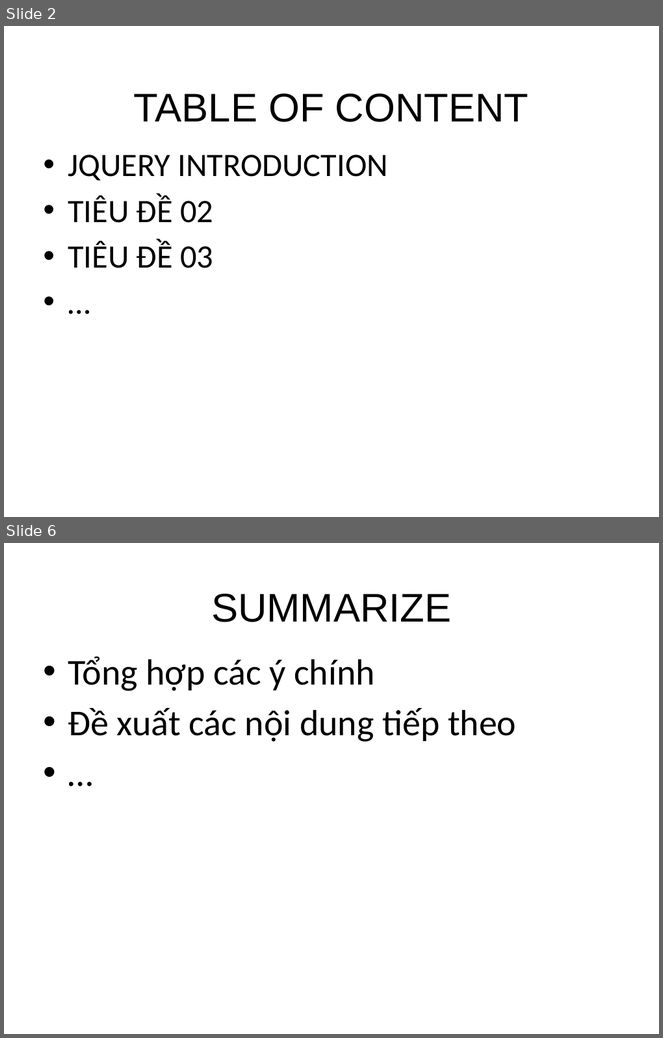
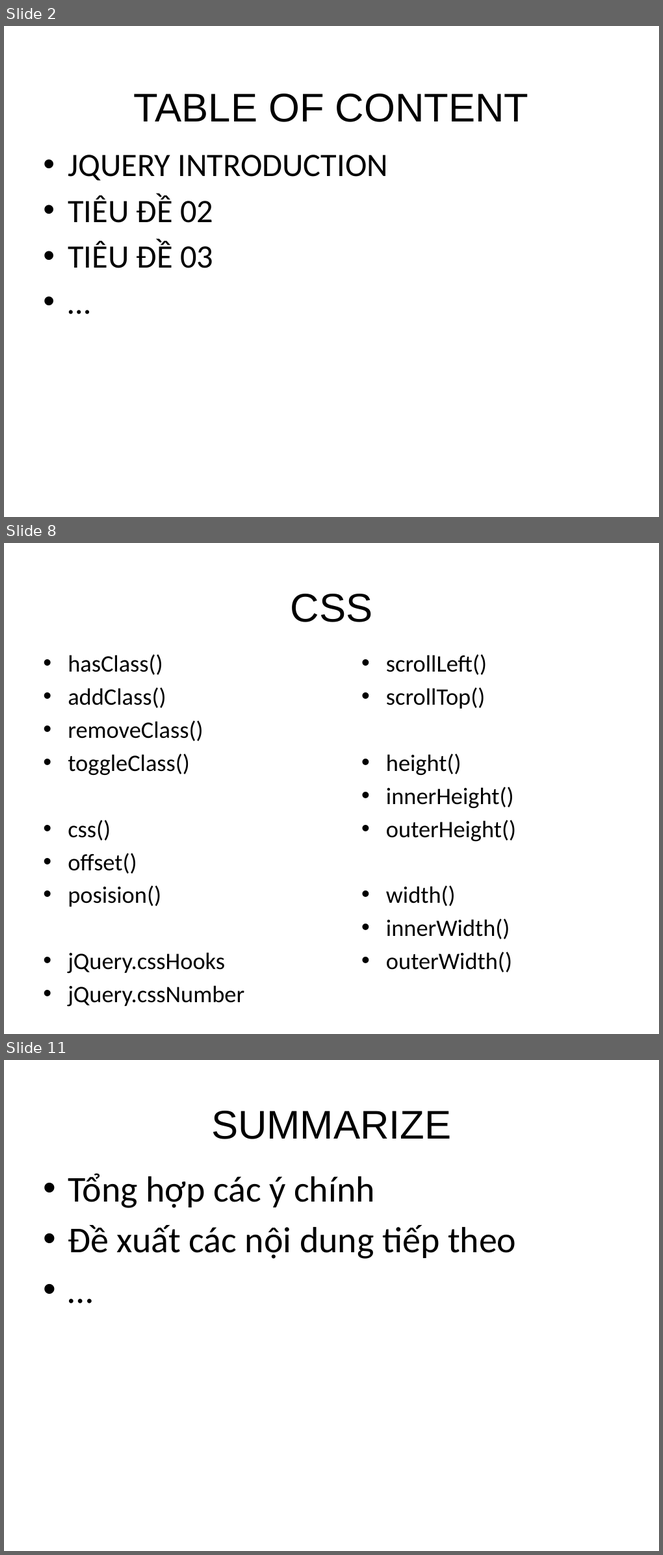
Before and after one commit to sonvq-qsoftvn/jquerytraining, a slide deck: QS_Training_JS_JQuery_Basic.pptx. Shown one above the other, each under a label of ours: slides 2 and 6 before the commit, slides 2, 8 and 11 after it; the slides between them are not shown. The pictures are 663x1038 and 663x1555 pixels, drawn with LibreOffice and Linux fonts; fonts in the diff are those of the drawing; background and template pictures are left out. Boxes give left, top, right and bottom in pixels: in the first picture for what was removed or moved away, otherwise in the second. Text is boxed around its words. In the diff, an @@ line names an element or a change of style, - is before the commit and + after.

```diff
--- a/QS_Training_JS_JQuery_Basic.pptx
+++ b/QS_Training_JS_JQuery_Basic.pptx
@@ slide 8 added at bbox=[4, 543, 659, 1034], background picture (left out) @@
@@ title added at bbox=[291, 594, 373, 622], 44 pt, text #000000 @@
+CSS
@@ text added at bbox=[68, 654, 244, 1007], 26 pt, text #000000 @@
+• hasClass()
+• addClass()
+• removeClass()
+• toggleClass()
+• css()
+• offset()
+• posision()
+• jQuery.cssHooks
+• jQuery.cssNumber
@@ text added at bbox=[386, 654, 516, 973], 26 pt, text #000000 @@
+• scrollLeft()
+• scrollTop()
+• height()
+• innerHeight()
+• outerHeight()
+• width()
+• innerWidth()
+• outerWidth()
@@ what was slide 6 is now slide 11 @@
```
Also in this commit, not shown: 1 slide changed, 6 other slides added, 2 slides removed, 2 other files.
